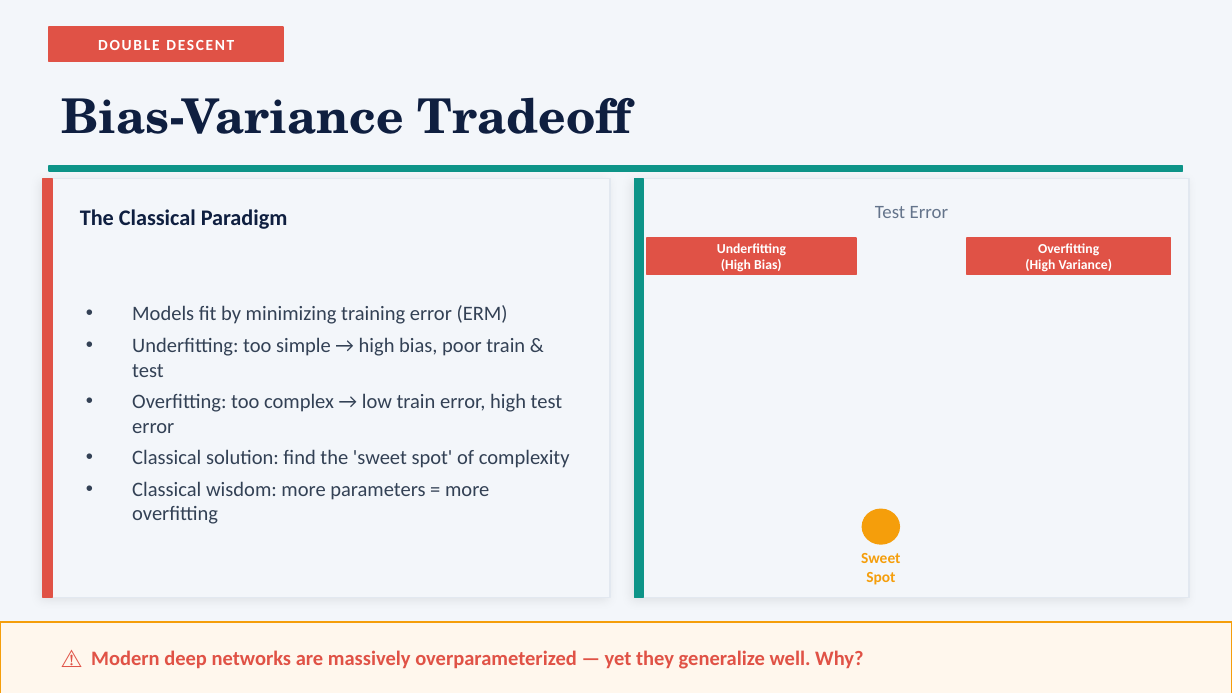
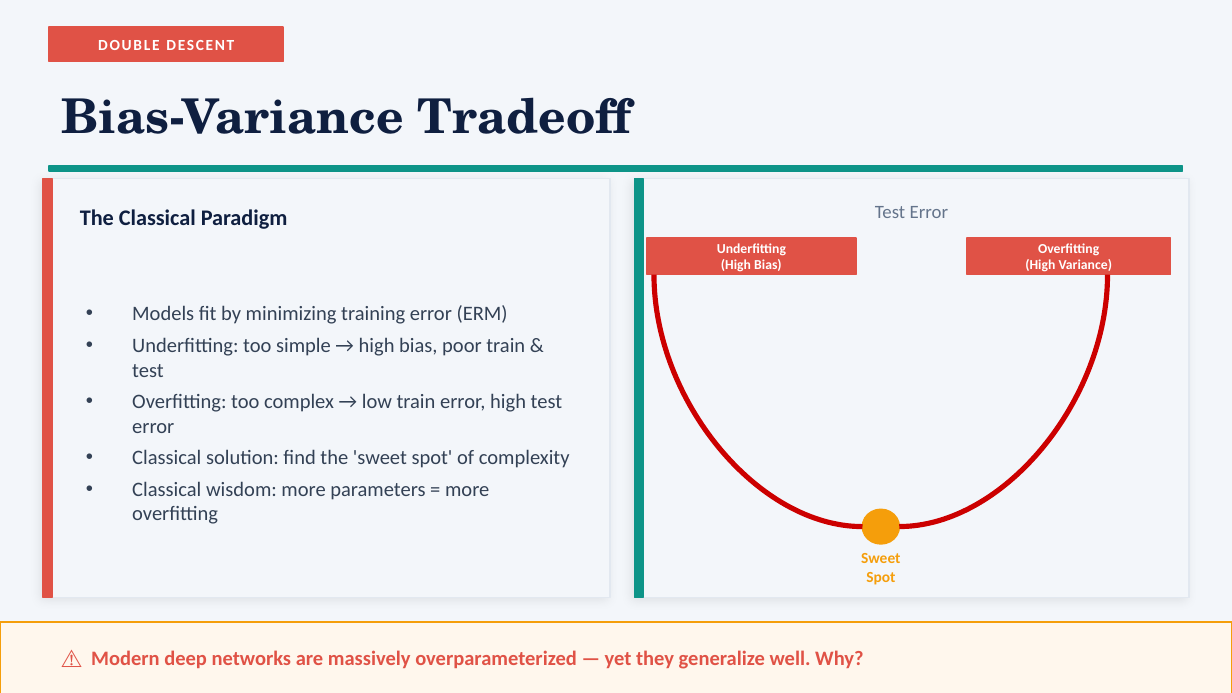
Before and after one commit to LeJ7-commits/double-descent-overparameterized-mlps, a slide deck: slide 3 of slides/double_descent_presentation.pptx. Drawn at 1232x693 pixels with LibreOffice and Linux fonts; fonts in the diff are those of the drawing. Boxes give left, top, right and bottom in pixels: in the first picture for what was removed or moved away, otherwise in the second. Text is boxed around its words. In the diff, an @@ line names an element or a change of style, - is before the commit and + after.

```diff
--- a/slides/double_descent_presentation.pptx
+++ b/slides/double_descent_presentation.pptx
@@ curved line added from (654, 275) to (862, 526), #CC0000 3 pt @@
@@ curved line added from (899, 527) to (1108, 275), #CC0000 3 pt @@
```
Also in this commit, not shown: 2 other slides changed.
